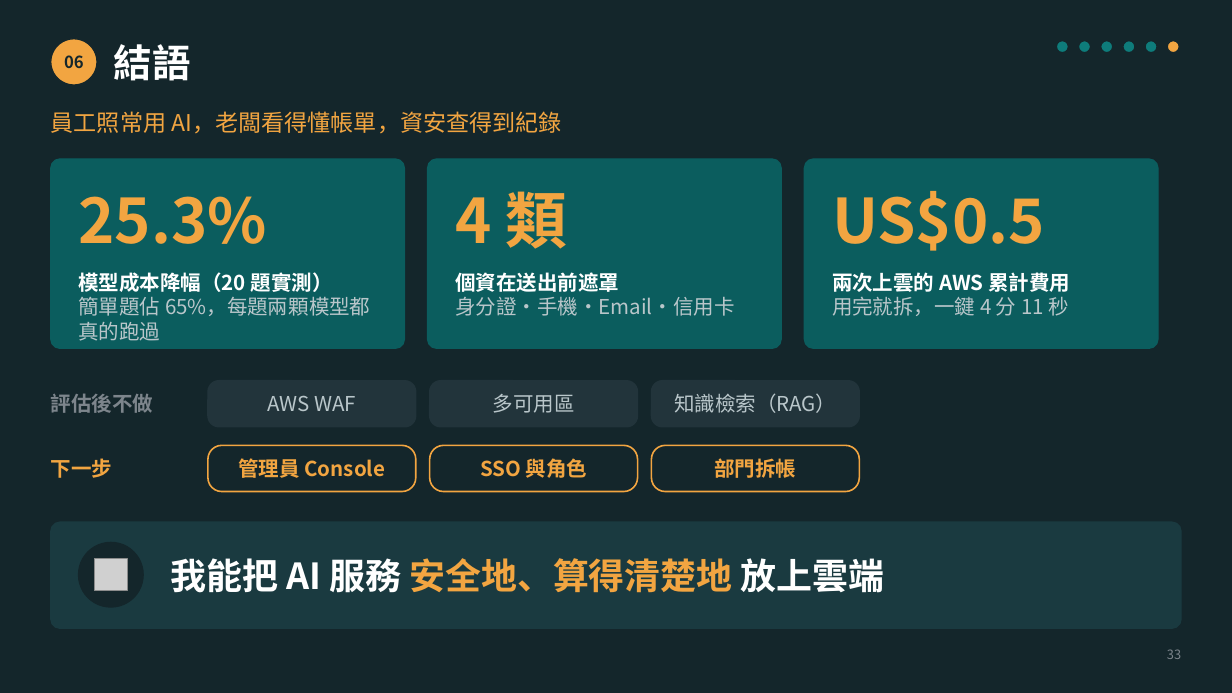
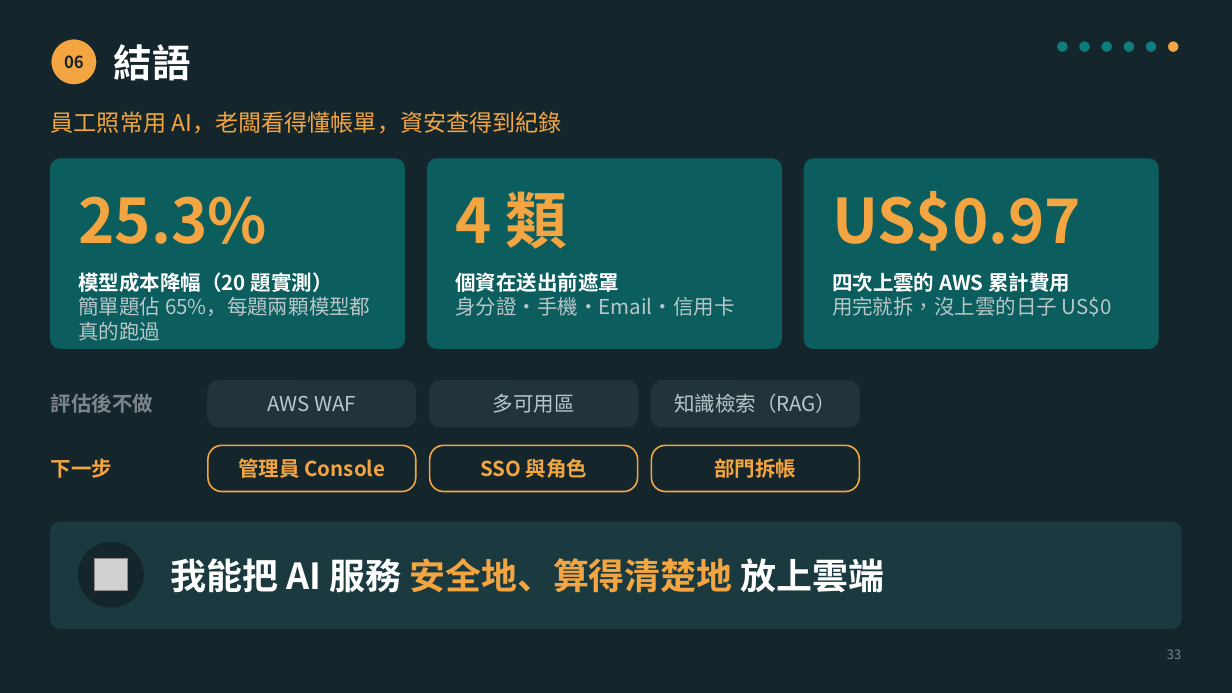
Before and after one commit to Poyu-Tu/llm-gateway, a slide deck: slide 33 of docs/slides/llm-gateway-slides-10min-v6.2.pptx. Drawn at 1232x693 pixels with LibreOffice and Linux fonts; fonts in the diff are those of the drawing; grey boxes stand for pictures. Boxes give left, top, right and bottom in pixels: in the first picture for what was removed or moved away, otherwise in the second. Text is boxed around its words. In the diff, an @@ line names an element or a change of style, - is before the commit and + after.

```diff
--- a/docs/slides/llm-gateway-slides-10min-v6.2.pptx
+++ b/docs/slides/llm-gateway-slides-10min-v6.2.pptx
@@ text at [832,191,1081,251]: text changed @@
-US$0.5
+US$0.97
@@ text at [832,272,1111,317]: text changed; text colour #FFFFFF to #B9C6CA; bold off @@
-兩次上雲的 AWS 累計費用
-用完就拆，一鍵 4 分 11 秒
+四次上雲的 AWS 累計費用
+用完就拆，沒上雲的日子 US$0
```
Also in this commit, not shown: 9 other slides changed, 1 other file.
